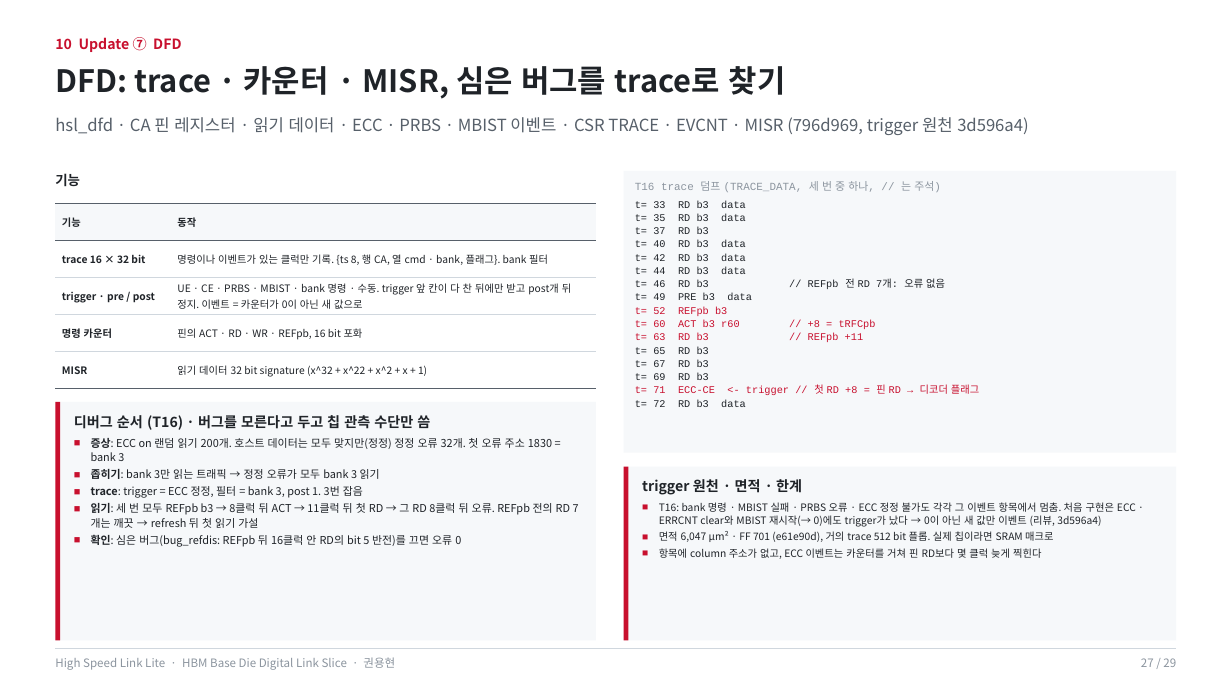
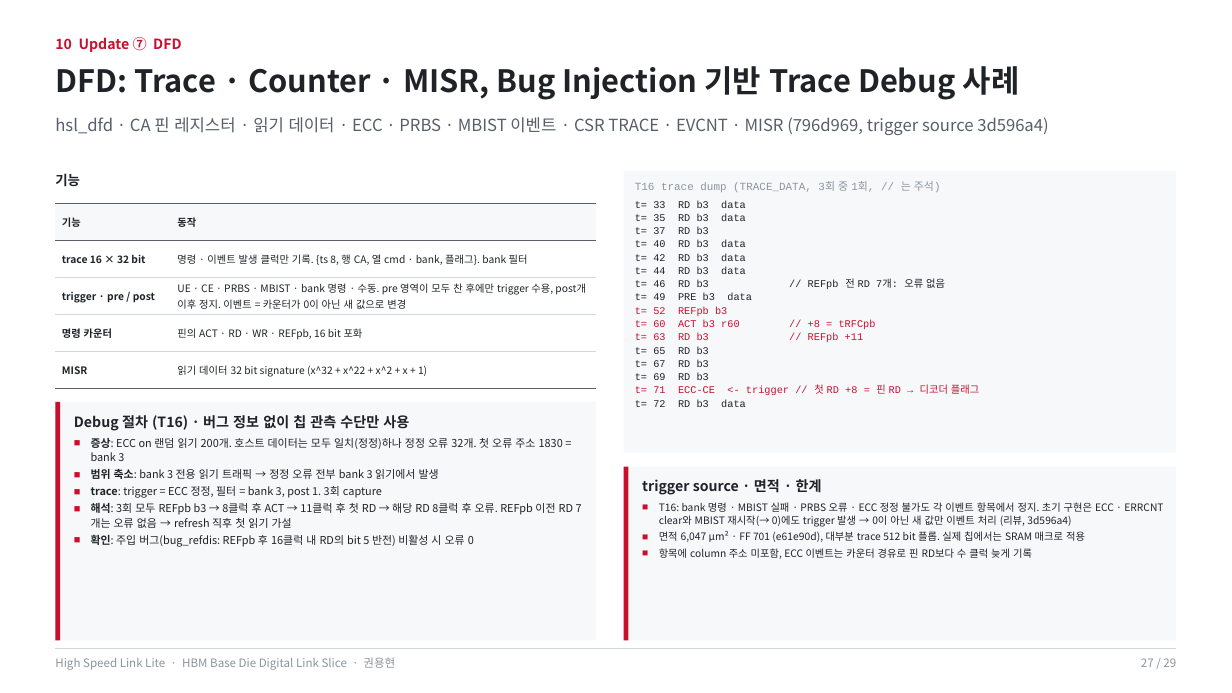
Before and after one commit to yhkwon-git/High_Speed_Link_Lite, a slide deck: slide 27 of portfolio-deck/HighSpeedLinkLite_Portfolio.pptx. Drawn at 1232x693 pixels with LibreOffice and Linux fonts; fonts in the diff are those of the drawing. Boxes give left, top, right and bottom in pixels: in the first picture for what was removed or moved away, otherwise in the second. Text is boxed around its words. In the diff, an @@ line names an element or a change of style, - is before the commit and + after.

```diff
--- a/portfolio-deck/HighSpeedLinkLite_Portfolio.pptx
+++ b/portfolio-deck/HighSpeedLinkLite_Portfolio.pptx
@@ text at box(55, 66, 1020, 100): text changed @@
-DFD: trace · 카운터 · MISR, 심은 버그를 trace로 찾기
+DFD: Trace · Counter · MISR, Bug Injection 기반 Trace Debug 사례
@@ text at box(55, 117, 1048, 135): text changed @@
-hsl_dfd · CA 핀 레지스터 · 읽기 데이터 · ECC · PRBS · MBIST 이벤트 · CSR TRACE · EVCNT · MISR (796d969, trigger 원천 3d596a4)
+hsl_dfd · CA 핀 레지스터 · 읽기 데이터 · ECC · PRBS · MBIST 이벤트 · CSR TRACE · EVCNT · MISR (796d969, trigger source 3d596a4)
@@ table at box(55, 203, 596, 388) @@
-row 2, column 2: 명령이나 이벤트가 있는 클럭만 기록. {ts 8, 행 CA, 열 cmd · bank, 플래그}. bank 필터
+row 2, column 2: 명령 · 이벤트 발생 클럭만 기록. {ts 8, 행 CA, 열 cmd · bank, 플래그}. bank 필터
-row 3, column 2: UE · CE · PRBS · MBIST · bank 명령 · 수동. trigger 앞 칸이 다 찬 뒤에만 받고 post개 뒤 정지. 이벤트 = 카운터가 0이 아닌 새 값으로
+row 3, column 2: UE · CE · PRBS · MBIST · bank 명령 · 수동. pre 영역이 모두 찬 후에만 trigger 수용, post개 이후 정지. 이벤트 = 카운터가 0이 아닌 새 값으로 변경
@@ text at box(635, 181, 941, 192): text changed @@
-T16 trace 덤프 (TRACE_DATA, 세 번 중 하나, // 는 주석)
+T16 trace dump (TRACE_DATA, 3회 중 1회, // 는 주석)
@@ text at box(74, 415, 573, 547): text changed @@
-디버그 순서 (T16) · 버그를 모른다고 두고 칩 관측 수단만 씀
-■ 증상: ECC on 랜덤 읽기 200개. 호스트 데이터는 모두 맞지만(정정) 정정 오류 32개. 첫 오류 주소 1830 = bank 3
-■ 좁히기: bank 3만 읽는 트래픽 → 정정 오류가 모두 bank 3 읽기
-■ trace: trigger = ECC 정정, 필터 = bank 3, post 1. 3번 잡음
-■ 읽기: 세 번 모두 REFpb b3 → 8클럭 뒤 ACT → 11클럭 뒤 첫 RD → 그 RD 8클럭 뒤 오류. REFpb 전의 RD 7개는 깨끗 → refresh 뒤 첫 읽기 가설
-■ 확인: 심은 버그(bug_refdis: REFpb 뒤 16클럭 안 RD의 bit 5 반전)를 끄면 오류 0
+Debug 절차 (T16) · 버그 정보 없이 칩 관측 수단만 사용
+■ 증상: ECC on 랜덤 읽기 200개. 호스트 데이터는 모두 일치(정정)하나 정정 오류 32개. 첫 오류 주소 1830 = bank 3
+■ 범위 축소: bank 3 전용 읽기 트래픽 → 정정 오류 전부 bank 3 읽기에서 발생
+■ trace: trigger = ECC 정정, 필터 = bank 3, post 1. 3회 capture
+■ 해석: 3회 모두 REFpb b3 → 8클럭 후 ACT → 11클럭 후 첫 RD → 해당 RD 8클럭 후 오류. REFpb 이전 RD 7개는 오류 없음 → refresh 직후 첫 읽기 가설
+■ 확인: 주입 버그(bug_refdis: REFpb 후 16클럭 내 RD의 bit 5 반전) 비활성 시 오류 0
@@ text at box(642, 479, 1163, 559): text changed @@
-trigger 원천 · 면적 · 한계
-■ T16: bank 명령 · MBIST 실패 · PRBS 오류 · ECC 정정 불가도 각각 그 이벤트 항목에서 멈춤. 처음 구현은 ECC · ERRCNT clear와 MBIST 재시작(→ 0)에도 trigger가 났다 → 0이 아닌 새 값만 이벤트 (리뷰, 3d596a4)
-■ 면적 6,047 µm² · FF 701 (e61e90d), 거의 trace 512 bit 플롭. 실제 칩이라면 SRAM 매크로
-■ 항목에 column 주소가 없고, ECC 이벤트는 카운터를 거쳐 핀 RD보다 몇 클럭 늦게 찍힌다
+trigger source · 면적 · 한계
+■ T16: bank 명령 · MBIST 실패 · PRBS 오류 · ECC 정정 불가도 각 이벤트 항목에서 정지. 초기 구현은 ECC · ERRCNT clear와 MBIST 재시작(→ 0)에도 trigger 발생 → 0이 아닌 새 값만 이벤트 처리 (리뷰, 3d596a4)
+■ 면적 6,047 µm² · FF 701 (e61e90d), 대부분 trace 512 bit 플롭. 실제 칩에서는 SRAM 매크로 적용
+■ 항목에 column 주소 미포함, ECC 이벤트는 카운터 경유로 핀 RD보다 수 클럭 늦게 기록
```
Also in this commit, not shown: 26 other slides changed, 1 other file.
